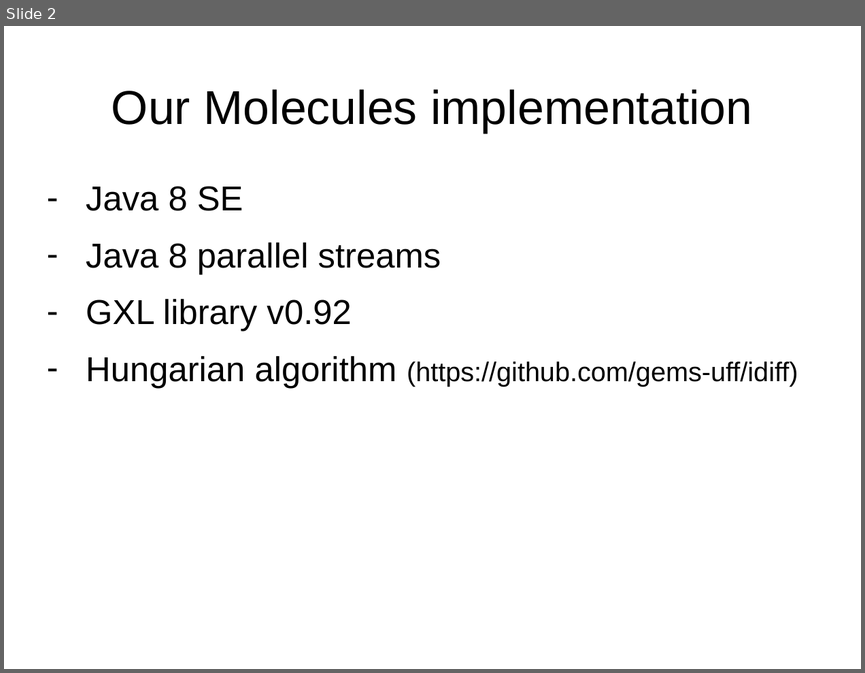
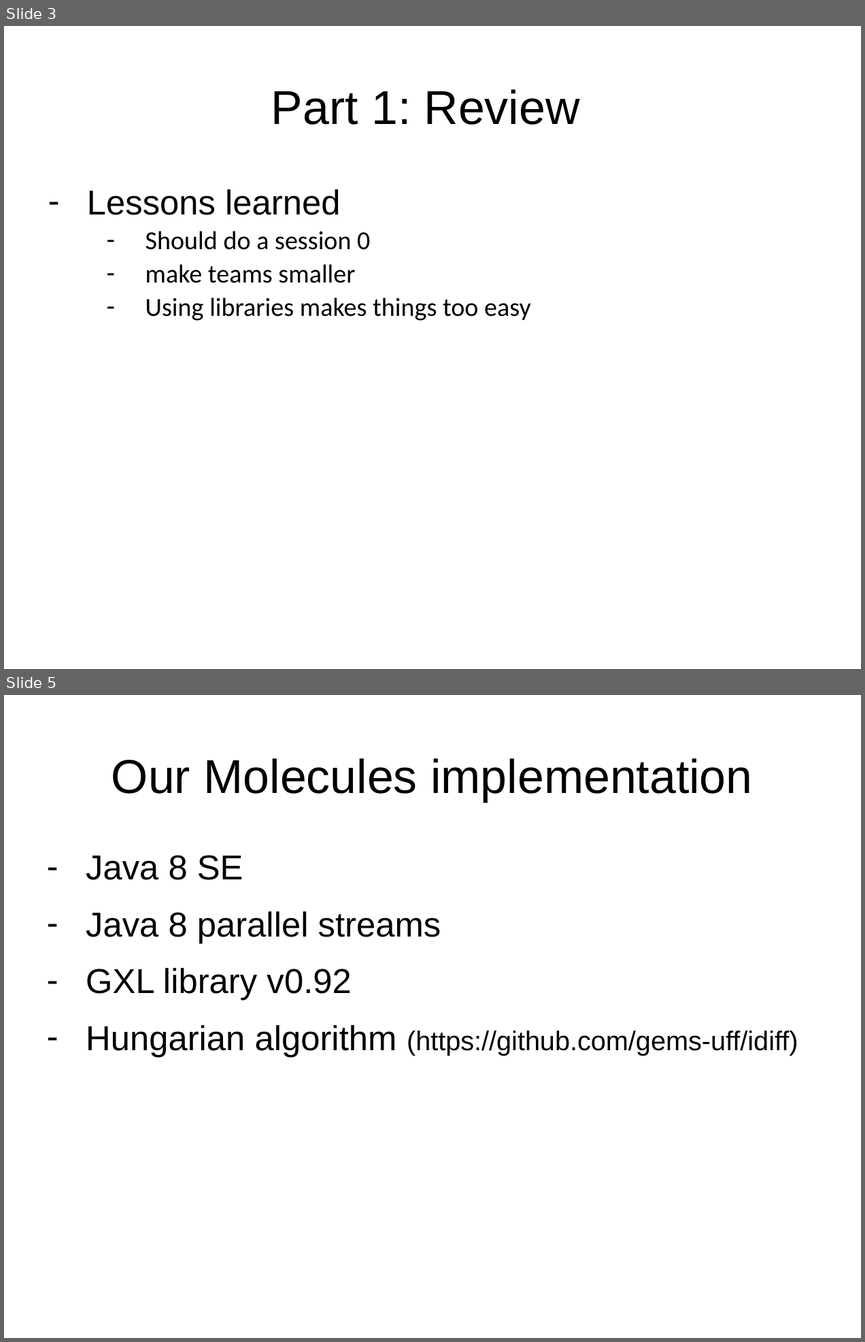
Before and after one commit to lukaszbinden/jmcs-pattern-recognition, a slide deck: Exercise_4/presentation.pptx. Shown one above the other, each under a label of ours: slide 2 before the commit, slides 3 and 5 after it; the slides between them are not shown. The pictures are 865x673 and 865x1342 pixels, drawn with LibreOffice and Linux fonts; fonts in the diff are those of the drawing. Boxes give left, top, right and bottom in pixels: in the first picture for what was removed or moved away, otherwise in the second. Text is boxed around its words. In the diff, an @@ line names an element or a change of style, - is before the commit and + after.

```diff
--- a/Exercise_4/presentation.pptx
+++ b/Exercise_4/presentation.pptx
@@ slide 3 added at (4,26,861,669), background #FFFFFF @@
@@ title added at (271,89,580,125), 44 pt, text #000000 @@
+Part 1: Review
@@ text added at (87,189,531,320), 24 pt, text #000000 @@
+– Lessons learned
+  – Should do a session 0
+  – make teams smaller
+  – Using libraries makes things too easy
@@ what was slide 2 is now slide 5 @@
```
Also in this commit, not shown: 2 slides changed, 1 other slide added.
